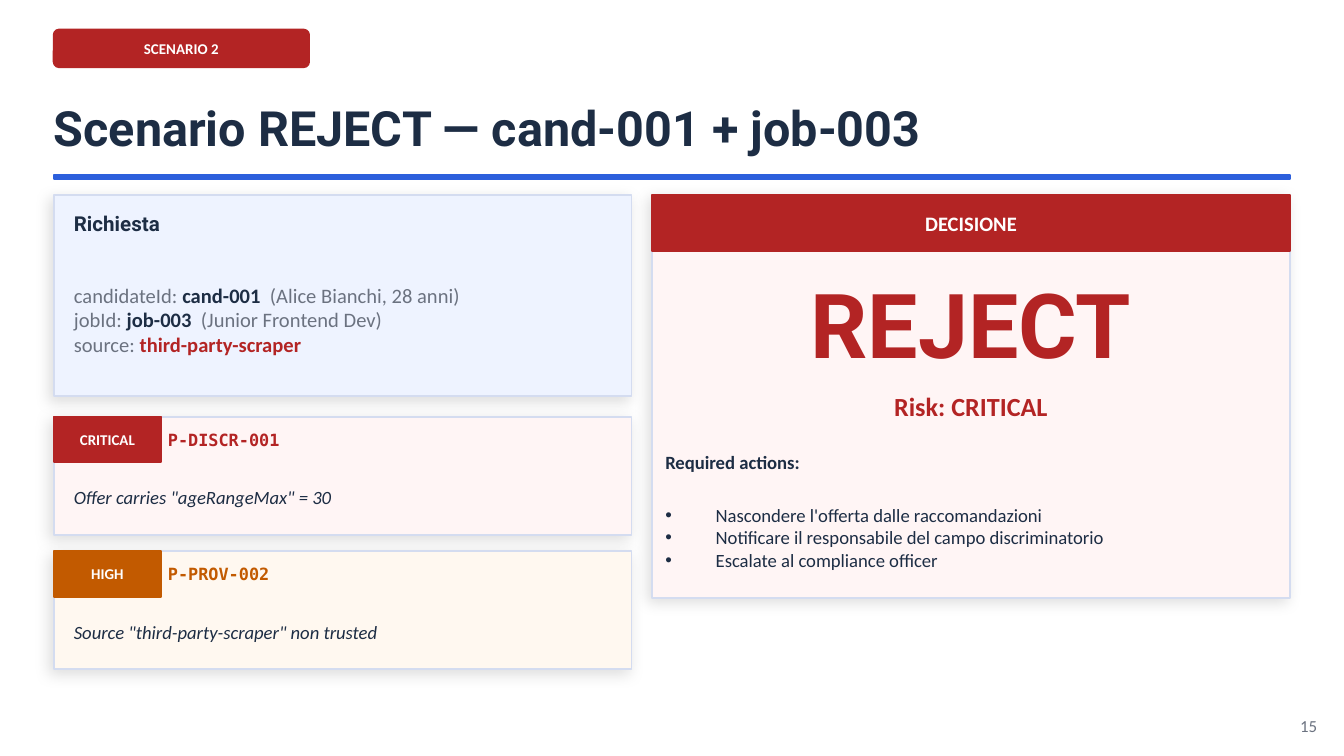
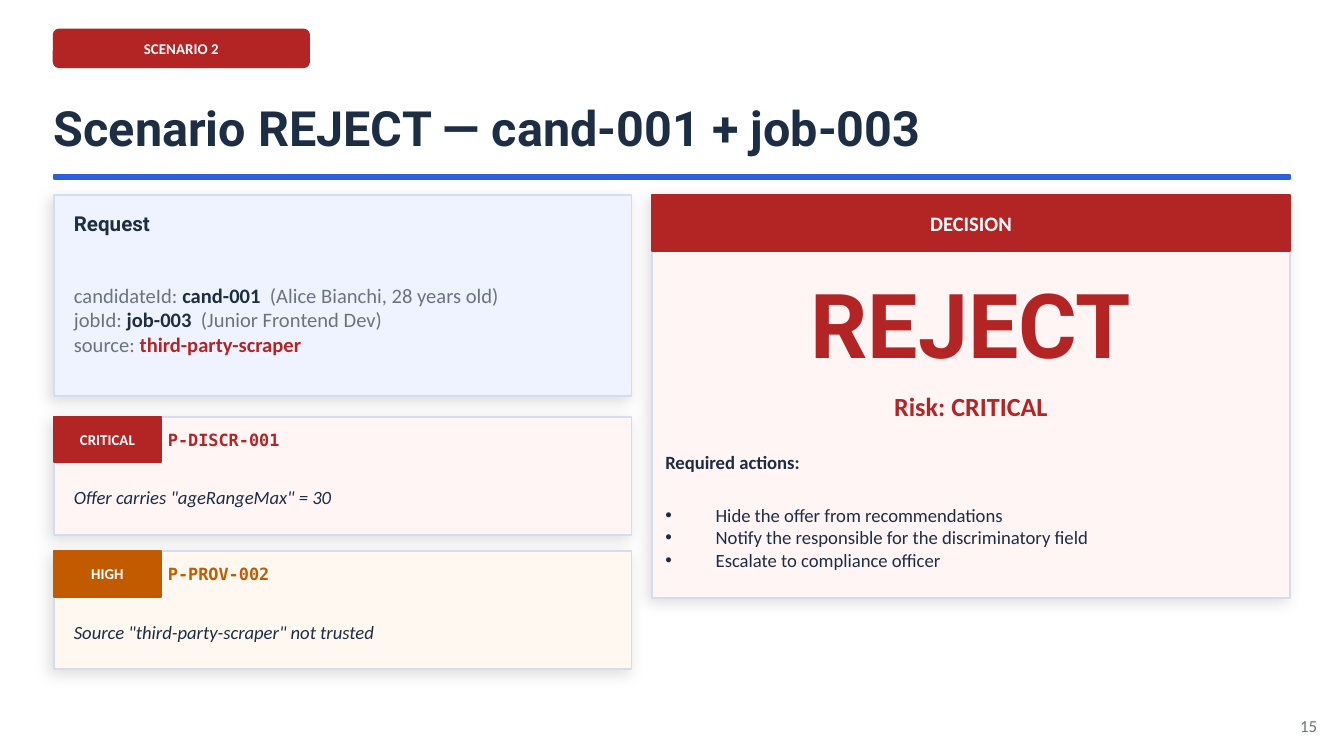
Before and after one commit to ediscota/SOSE-Homework, a slide deck: slide 15 of slides/SoSE-Employment-DaaS-EaaS.pptx. Drawn at 1344x756 pixels with LibreOffice and Linux fonts; fonts in the diff are those of the drawing. Boxes give left, top, right and bottom in pixels: in the first picture for what was removed or moved away, otherwise in the second. Text is boxed around its words. In the diff, an @@ line names an element or a change of style, - is before the commit and + after.

```diff
--- a/slides/SoSE-Employment-DaaS-EaaS.pptx
+++ b/slides/SoSE-Employment-DaaS-EaaS.pptx
@@ text at box(74, 216, 150, 235): text changed @@
-Richiesta
+Request
@@ text at box(930, 217, 1012, 231): text changed @@
-DECISIONE
+DECISION
@@ text at box(74, 288, 499, 306): text changed @@
-candidateId: cand-001 (Alice Bianchi, 28 anni)
+candidateId: cand-001 (Alice Bianchi, 28 years old)
@@ text at box(716, 509, 1088, 570): text changed @@
-• Nascondere l'offerta dalle raccomandazioni
-• Notificare il responsabile del campo discriminatorio
-• Escalate al compliance officer
+• Hide the offer from recommendations
+• Notify the responsible for the discriminatory field
+• Escalate to compliance officer
@@ text at box(74, 626, 374, 642): text changed @@
-Source "third-party-scraper" non trusted
+Source "third-party-scraper" not trusted
```
Also in this commit, not shown: 19 other slides changed, 2 slides added, 2 slides removed, 2 other files.
